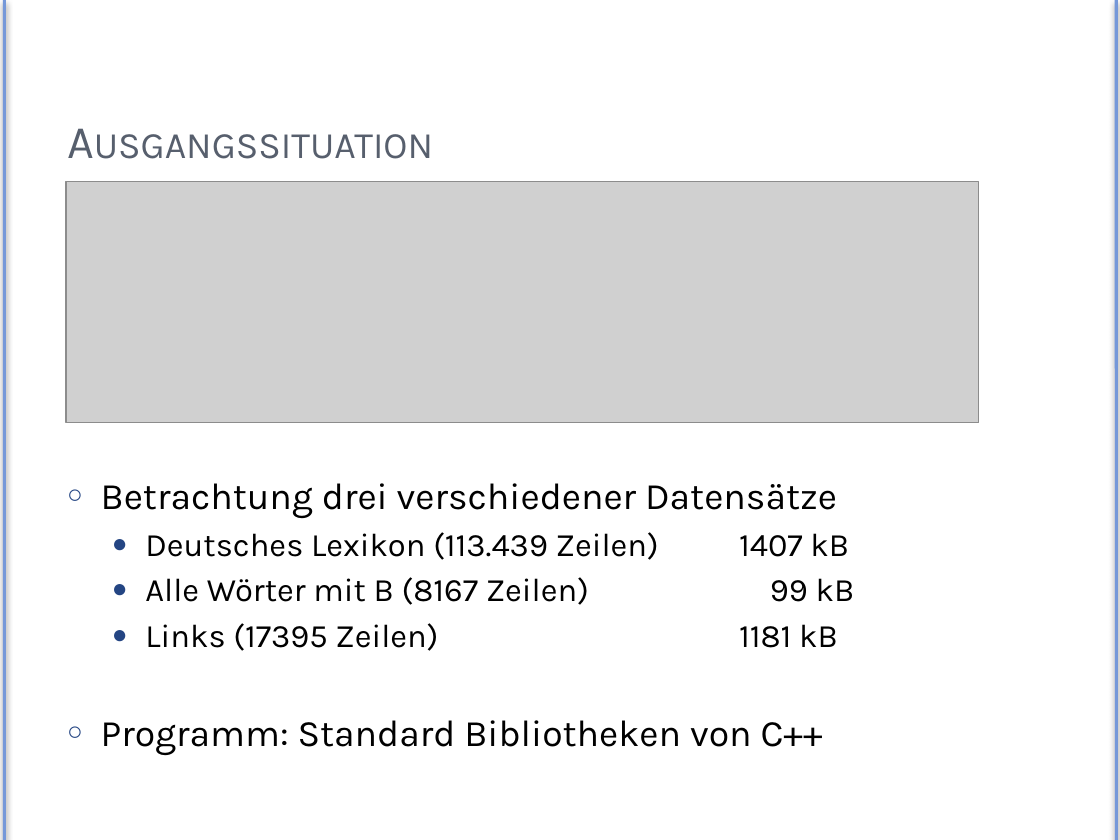
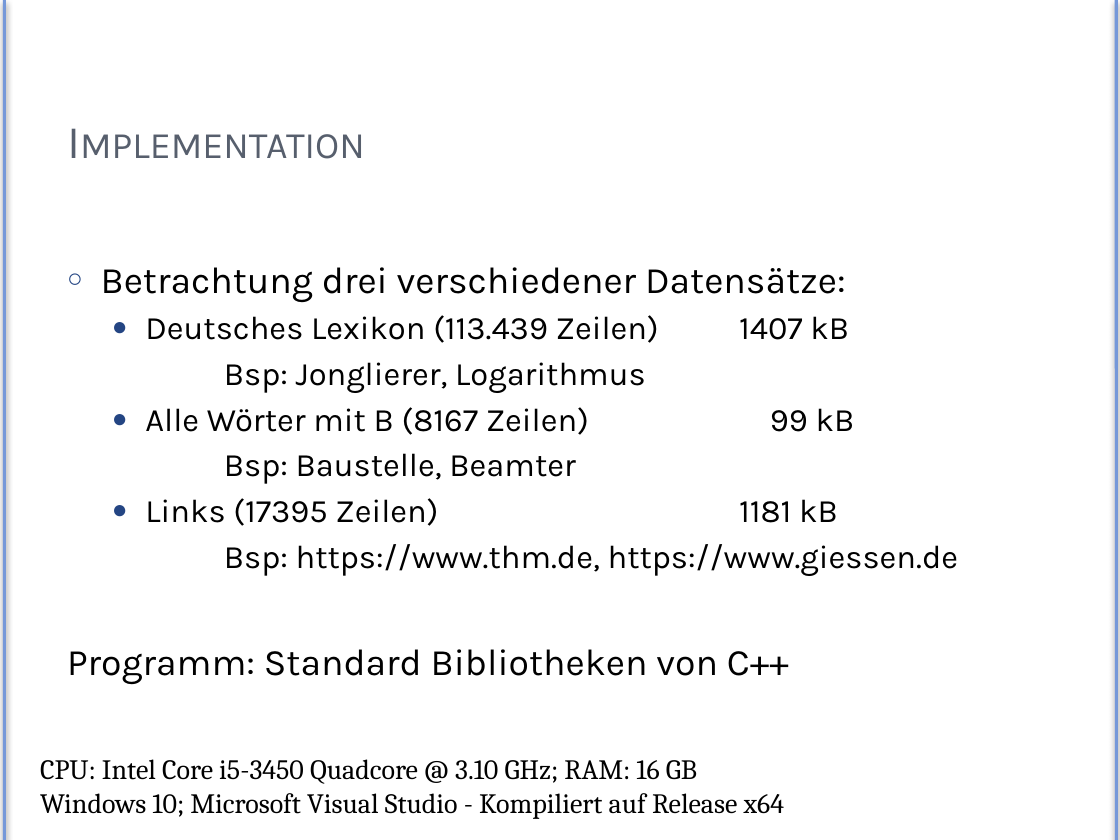
Before and after one commit to Exa-THM/HashTesting, a slide deck: slide 8 of Presentation/exa-hashes.pptx (slide 5 before the commit). Drawn at 1120x840 pixels with LibreOffice and Linux fonts; fonts in the diff are those of the drawing; grey boxes stand for pictures. Boxes give left, top, right and bottom in pixels: in the first picture for what was removed or moved away, otherwise in the second. Text is boxed around its words. In the diff, an @@ line names an element or a change of style, - is before the commit and + after.

```diff
--- a/Presentation/exa-hashes.pptx
+++ b/Presentation/exa-hashes.pptx
@@ title at box(56, 34, 971, 174): text changed @@
-Ausgangssituation
+Implementation
@@ picture removed at box(66, 181, 979, 422) @@
@@ text at box(101, 267, 846, 302): text changed @@
-○ Betrachtung drei verschiedener Datensätze
+○ Betrachtung drei verschiedener Datensätze:
@@ text at box(224, 362, 645, 393): paragraph added @@
+  Bsp: Jonglierer, Logarithmus
@@ text at box(224, 453, 575, 484): paragraph added @@
+  Bsp: Baustelle, Beamter
@@ text at box(224, 544, 959, 576): paragraph added @@
+  Bsp: https://www.thm.de, https://www.giessen.de
@@ text at box(67, 649, 789, 685): bullet ○ to none @@
@@ text added at box(40, 759, 784, 819), 18 pt, text #000000 @@
+CPU: Intel Core i5-3450 Quadcore @ 3.10 GHz; RAM: 16 GB
+Windows 10; Microsoft Visual Studio - Kompiliert auf Release x64
```
Also in this commit, not shown: 14 other slides changed, 11 slides added, 2 slides removed, 4 other files.
